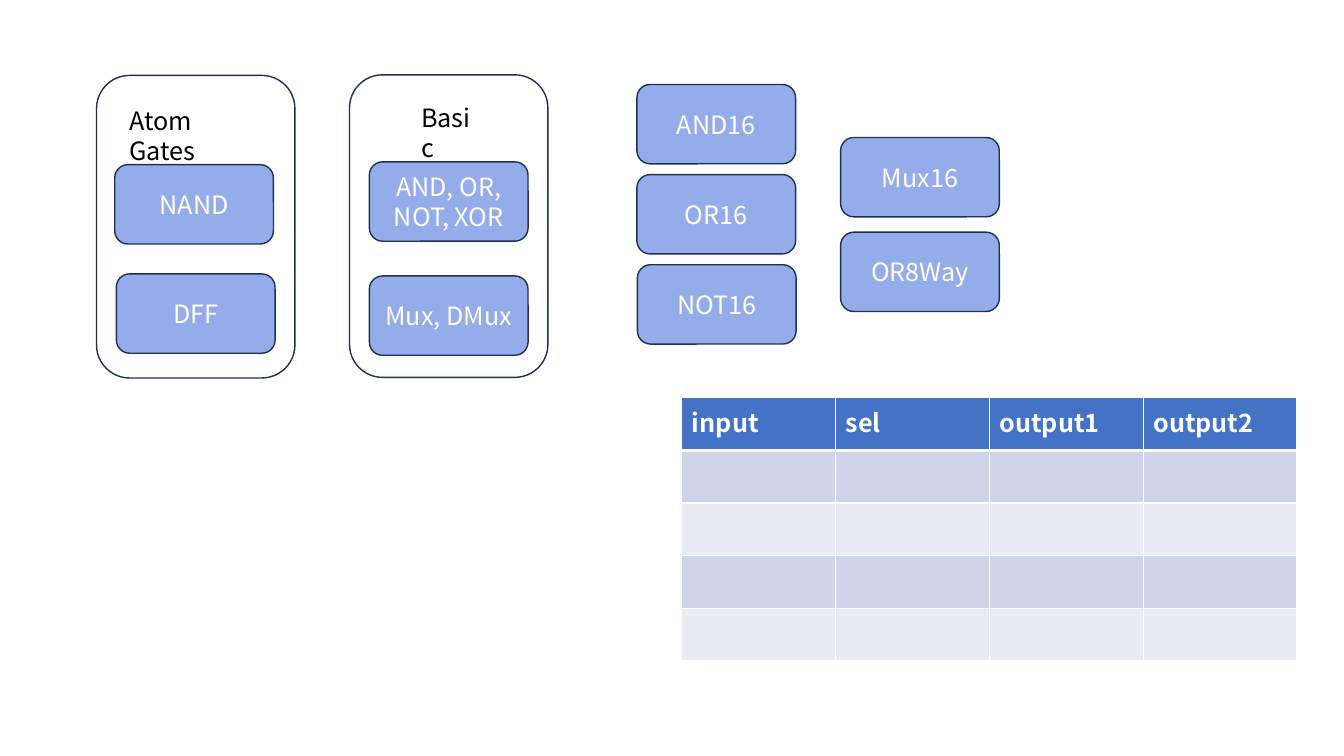
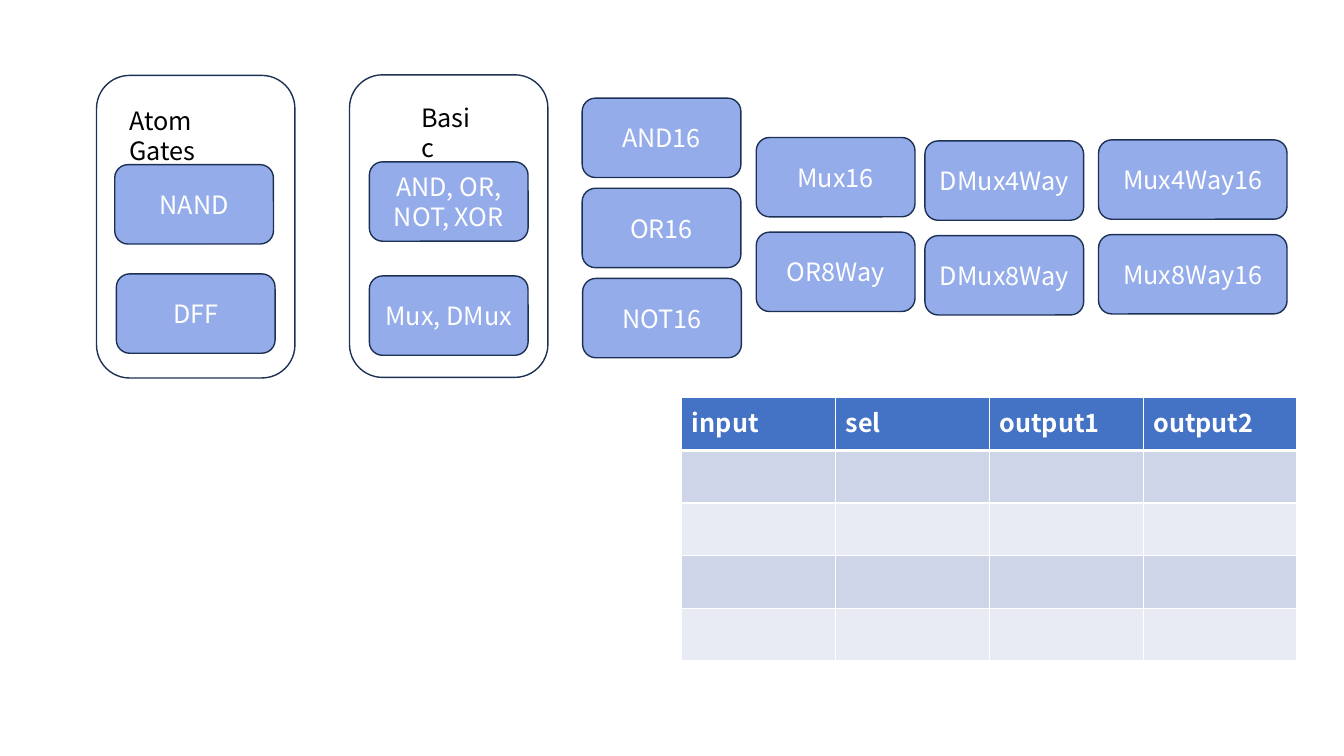
Before and after one commit to QianZeHao123/Rust-Tetris, a slide deck: slide 2 of hack_machine/img/Time Sequence of DFF.pptx. Drawn at 1344x756 pixels with LibreOffice and Linux fonts; fonts in the diff are those of the drawing. Boxes give left, top, right and bottom in pixels: in the first picture for what was removed or moved away, otherwise in the second. Text is boxed around its words. In the diff, an @@ line names an element or a change of style, - is before the commit and + after.

Commit message:
update

```diff
--- a/hack_machine/img/Time Sequence of DFF.pptx
+++ b/hack_machine/img/Time Sequence of DFF.pptx
@@ rounded rectangle "Mux16": place and size @@
-rounded rectangle "Mux16" at (841, 137, 999, 217)
+rounded rectangle "Mux16" at (756, 137, 914, 217)
@@ rounded rectangle added at (926, 141, 1084, 221), fill #96ABEA, outline #1E3256 1 pt, 18 pt, text #FFFFFF @@
+DMux4Way
@@ rounded rectangle added at (1099, 140, 1288, 220), fill #96ABEA, outline #1E3256 1 pt, 18 pt, text #FFFFFF @@
+Mux4Way16
@@ 3 rounded rectangles: place and size @@
-3 rounded rectangles at (637, 85, 796, 345)
+3 rounded rectangles at (583, 98, 741, 358)
@@ rounded rectangle "OR8Way": place and size @@
-rounded rectangle "OR8Way" at (841, 232, 999, 312)
+rounded rectangle "OR8Way" at (756, 232, 914, 312)
@@ rounded rectangle added at (926, 236, 1084, 316), fill #96ABEA, outline #1E3256 1 pt, 18 pt, text #FFFFFF @@
+DMux8Way
@@ rounded rectangle added at (1099, 235, 1288, 315), fill #96ABEA, outline #1E3256 1 pt, 18 pt, text #FFFFFF @@
+Mux8Way16
```
